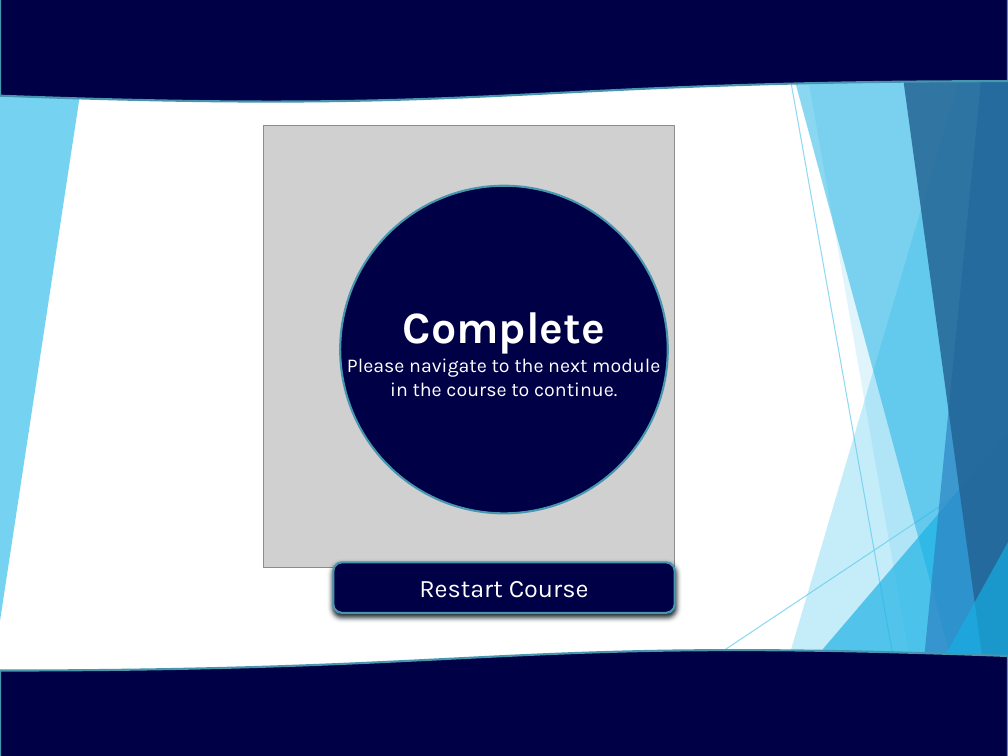
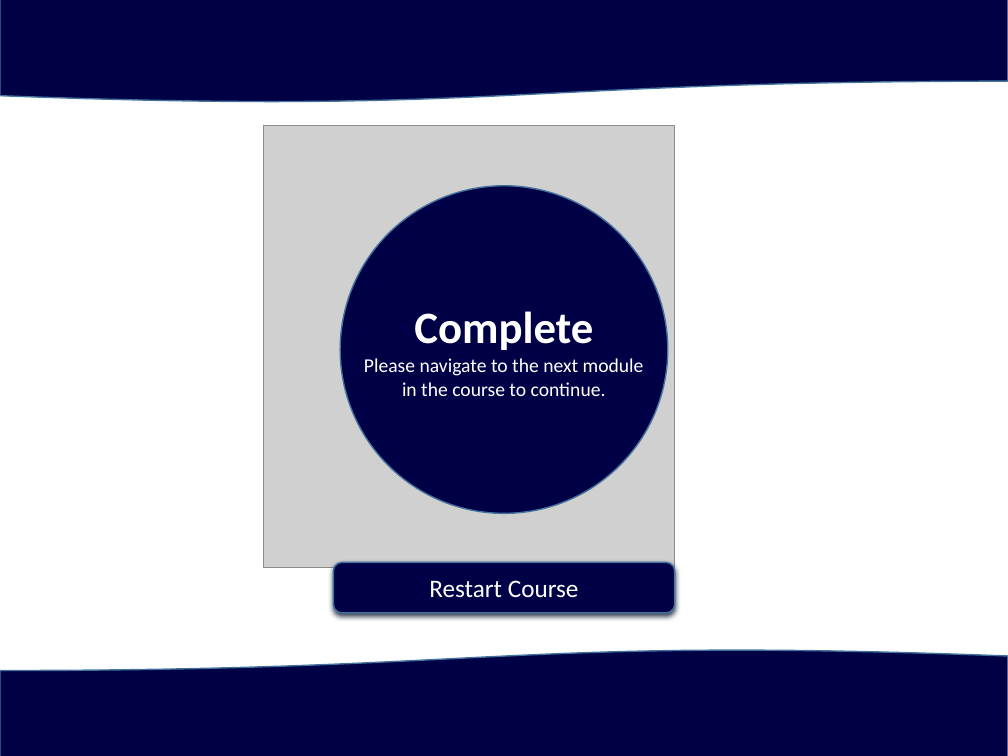
Before and after one commit to jstngoulet/ActiveNet_Trainer, a slide deck: slide 3 of ActiveNet Trainer/PowerPoint Creations/POS-Policy.pptx. Drawn at 1008x756 pixels with LibreOffice and Linux fonts; fonts in the diff are those of the drawing; grey boxes stand for pictures. Boxes give left, top, right and bottom in pixels: in the first picture for what was removed or moved away, otherwise in the second. Text is boxed around its words. In the diff, an @@ line names an element or a change of style, - is before the commit and + after.

```diff
--- a/ActiveNet Trainer/PowerPoint Creations/POS-Policy.pptx
+++ b/ActiveNet Trainer/PowerPoint Creations/POS-Policy.pptx
@@ flow chart document at [0, 0, 1008, 103]: outline #4696B1 1.5 pt to #43739E 1 pt @@
@@ group removed at [0, 0, 1008, 756]: 8 freeform shapes, 2 lines @@
@@ ellipse "Complete" at [340, 185, 667, 513]: font Karla to Calibri; outline #4696B1 1.5 pt to #43739E 1 pt @@
@@ rounded rectangle "Restart Course" at [334, 562, 675, 613]: font Karla to Calibri; outline #4696B1 1.5 pt to #43739E 1 pt; shadow changed @@
@@ flow chart document at [0, 649, 1008, 756]: outline #4696B1 1.5 pt to #43739E 1 pt @@
```
Also in this commit, not shown: 5 other slides changed, 12 other files.
